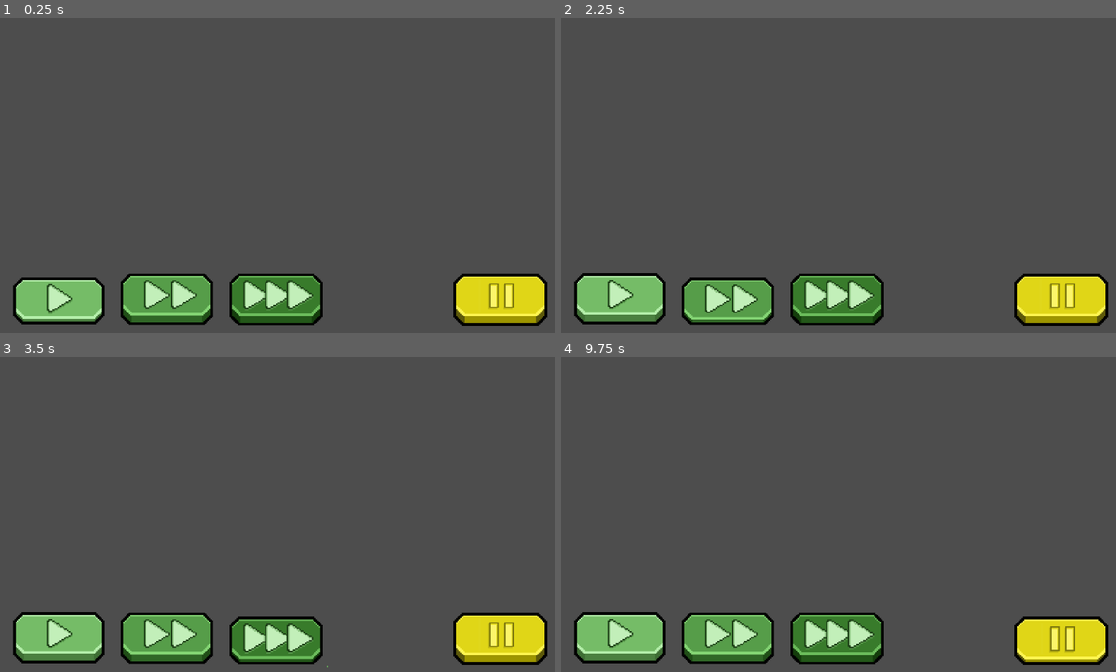
Above: before the commit, frames 1-4 (two rows, left to right).
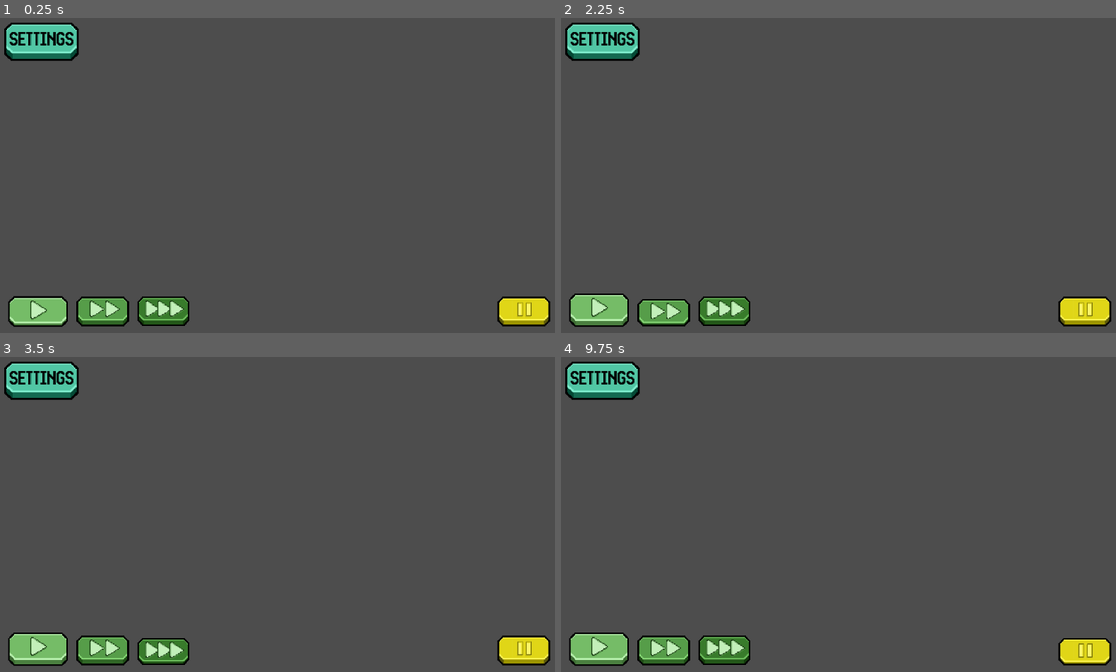
Above: after the commit, the same moments.

Repository: AmandaSeier/Cancer
Game: Godot game, scene res://scripts/Main_Scene.tscn
Two runs of this game, one before a commit and one after it. Both use one fixed random seed, a clock stepped at 60 frames per second and the inputs below.
Inputs (mouse positions are in pixels of both pictures, inside the frame that each line leads up to; where the layout moved, square brackets give the same spot in the first picture):
- Up to frame 1 (0.25 s): no input
- Up to frame 2 (2.25 s): click (605, 43) at 0.52 s; click (599, 310) [622, 298] at 1.25 s; click (666, 310) [727, 298] at 2 s
- Up to frame 3 (3.5 s): click (160, 649) [277, 637] at 2.75 s
- Up to frame 4 (9.75 s): click (599, 649) [622, 637] at 3.5 s; click (666, 649) [727, 637] at 4.25 s; click (721, 649) [838, 637] at 5 s; click (605, 382) at 5.77 s; click (599, 649) [622, 637] at 6.5 s; click (666, 649) [727, 637] at 7.25 s; click (721, 649) [838, 637] at 8 s; click (605, 382) at 8.77 s; click (1082, 649) [1060, 637] at 9.5 s

The runs differ from the first frame. In frame 1, 12% of the frame differs, in the area x 0-100%, y 1-98%; in frame 2, 12%; in frame 3, 12%; in frame 4, 12%.

Commit message:
Button fix (setting button added)

Diff:
--- a/scripts/Main_Scene.tscn
+++ b/scripts/Main_Scene.tscn
@@ -1,15 +1,15 @@
-[gd_scene load_steps=12 format=3 uid="uid://8xwsqxt7cwlf"]
+[gd_scene load_steps=13 format=3 uid="uid://8xwsqxt7cwlf"]
 
 [ext_resource type="Script" path="res://scripts/UIHandler.gd" id="1_hbd8v"]
-[ext_resource type="Texture2D" uid="uid://bcyi7foyqhnyx" path="res://sprites/1x Button-1.png (1).png" id="2_j3b27"]
-[ext_resource type="ButtonGroup" uid="uid://cq15tv1x3rmhk" path="res://sprites/button_group_time_scale.tres" id="2_s7vfb"]
-[ext_resource type="Texture2D" uid="uid://bb4et5ummsgur" path="res://sprites/1x Button-2.png.png" id="3_8kphk"]
-[ext_resource type="Texture2D" uid="uid://c3hay011l7cla" path="res://sprites/5x Button-1.png.png" id="4_8878u"]
-[ext_resource type="Texture2D" uid="uid://drxo086euvgtg" path="res://sprites/5x Button-2.png.png" id="5_6fqro"]
-[ext_resource type="Texture2D" uid="uid://b2xr4ucimm6eu" path="res://sprites/10x Button-1.png.png" id="6_bthhl"]
-[ext_resource type="Texture2D" uid="uid://cqu4oqfr5be8h" path="res://sprites/10x Button-2.png.png" id="7_xbcdv"]
-[ext_resource type="Texture2D" uid="uid://cmui5espswj1e" path="res://sprites/Pause Button-1.png.png" id="8_p0rg2"]
-[ext_resource type="Texture2D" uid="uid://cx60k18av66lt" path="res://sprites/Pause Button-2.png.png" id="9_1buq3"]
+[ext_resource type="Texture2D" uid="uid://6s1rvjuf87qg" path="res://sprites/1x button up.png" id="2_ajkb8"]
+[ext_resource type="Texture2D" uid="uid://buvqco0bigf74" path="res://sprites/1x button pressed.png.png" id="3_kpkl0"]
+[ext_resource type="Texture2D" uid="uid://dqqo5kdikgro1" path="res://sprites/5x button up.png.png" id="4_m11hq"]
+[ext_resource type="Texture2D" uid="uid://c040chabj7yl0" path="res://sprites/5x button pressed.png.png" id="5_5xe51"]
+[ext_resource type="Texture2D" uid="uid://bfqymodinomai" path="res://sprites/10x button up.png.png" id="6_uubu7"]
+[ext_resource type="Texture2D" uid="uid://d14rnry5oufwn" path="res://sprites/10x button pressed.png" id="7_np7ge"]
+[ext_resource type="Texture2D" uid="uid://cysljuy3fj224" path="res://sprites/Pause button up.png.png" id="8_n0nq4"]
+[ext_resource type="Texture2D" uid="uid://dullb4besbb7j" path="res://sprites/Pause button pressed.png.png" id="9_nnesq"]
+[ext_resource type="Texture2D" uid="uid://ip24ypr1vflr" path="res://sprites/Settings button up.png" id="10_wb1jw"]
 
 [sub_resource type="FontFile" id="FontFile_shofe"]
 cache/0/16/0/ascent = 0.0
@@ -1647,6 +1647,8 @@
 cache/0/39/0/kerning_overrides/38/0 = Vector2(0, 0)
 cache/0/39/0/kerning_overrides/39/0 = Vector2(0, 0)
 
+[sub_resource type="ButtonGroup" id="ButtonGroup_ke13b"]
+
 [node name="Node2D" type="Node2D"]
 position = Vector2(-1, -1)
 
@@ -1670,61 +1672,67 @@
 [node name="1x button" type="TextureButton" parent="UI Handler"]
 texture_filter = 1
 offset_left = 1.0
-offset_top = 508.0
-offset_right = 248.0
+offset_top = 555.0
+offset_right = 163.0
 offset_bottom = 645.0
 size_flags_vertical = 10
 size_flags_stretch_ratio = 0.0
 toggle_mode = true
 button_pressed = true
 action_mode = 0
-button_group = ExtResource("2_s7vfb")
-texture_normal = ExtResource("2_j3b27")
-texture_pressed = ExtResource("3_8kphk")
+button_group = SubResource("ButtonGroup_ke13b")
+texture_normal = ExtResource("2_ajkb8")
+texture_pressed = ExtResource("3_kpkl0")
 stretch_mode = 0
 
 [node name="5x button" type="TextureButton" parent="UI Handler"]
 texture_filter = 1
-offset_left = 220.0
-offset_top = 508.0
-offset_right = 470.0
-offset_bottom = 647.0
+offset_left = 143.0
+offset_top = 563.0
+offset_right = 285.0
+offset_bottom = 642.0
 size_flags_vertical = 10
 toggle_mode = true
 action_mode = 0
-button_group = ExtResource("2_s7vfb")
-texture_normal = ExtResource("4_8878u")
-texture_pressed = ExtResource("5_6fqro")
+button_group = SubResource("ButtonGroup_ke13b")
+texture_normal = ExtResource("4_m11hq")
+texture_pressed = ExtResource("5_5xe51")
 stretch_mode = 0
 
 [node name="10x button" type="TextureButton" parent="UI Handler"]
 texture_filter = 1
-offset_left = 442.0
-offset_top = 508.0
-offset_right = 694.0
-offset_bottom = 648.0
+offset_left = 268.0
+offset_top = 563.0
+offset_right = 408.0
+offset_bottom = 641.0
 size_flags_vertical = 10
 toggle_mode = true
 action_mode = 0
-button_group = ExtResource("2_s7vfb")
-texture_normal = ExtResource("6_bthhl")
-texture_pressed = ExtResource("7_xbcdv")
+button_group = SubResource("ButtonGroup_ke13b")
+texture_normal = ExtResource("6_uubu7")
+texture_pressed = ExtResource("7_np7ge")
 stretch_mode = 0
 
 [node name="Pause button" type="TextureButton" parent="UI Handler"]
 texture_filter = 1
-offset_left = 899.0
-offset_top = 508.0
-offset_right = 1153.0
-offset_bottom = 649.0
+offset_left = 1003.0
+offset_top = 563.0
+offset_right = 1145.0
+offset_bottom = 642.0
 toggle_mode = true
 action_mode = 0
-button_group = ExtResource("2_s7vfb")
-texture_normal = ExtResource("8_p0rg2")
-texture_pressed = ExtResource("9_1buq3")
+button_group = SubResource("ButtonGroup_ke13b")
+texture_normal = ExtResource("8_n0nq4")
+texture_pressed = ExtResource("9_nnesq")
 stretch_mode = 0
 
 [node name="Node2D" type="Node2D" parent="."]
+
+[node name="TextureButton" type="TextureButton" parent="."]
+offset_right = 184.0
+offset_bottom = 102.0
+texture_normal = ExtResource("10_wb1jw")
+stretch_mode = 0
 
 [connection signal="pressed" from="UI Handler/SpeedUp15" to="UI Handler" method="ChangeDaySpeed" binds= [15.0]]
 [connection signal="pressed" from="UI Handler/1x button" to="UI Handler" method="ChangeDaySpeed" binds= [1.0]]
Not shown, removed: sprites/10x Button-1.png.png.import
Binary file removed: sprites/10x Button-2.png.png
Not shown, removed: sprites/10x Button-2.png.png.import
Binary file removed: sprites/10x Button.png
Renamed: sprites/10x Button-2.png (1).png -> sprites/10x button pressed.png
Not shown, changed: sprites/10x button pressed.png.import
Renamed: sprites/10x Button-1.png.png -> sprites/10x button up.png.png
Not shown, changed: sprites/10x button up.png.png.import
Binary file removed: sprites/1x Button (4).png
Not shown, removed: sprites/1x Button-2.png.png.import
Renamed: sprites/1x Button-2.png.png -> sprites/1x button pressed.png.png
Not shown, changed: sprites/1x button pressed.png.png.import
(and 18 more such lines)
